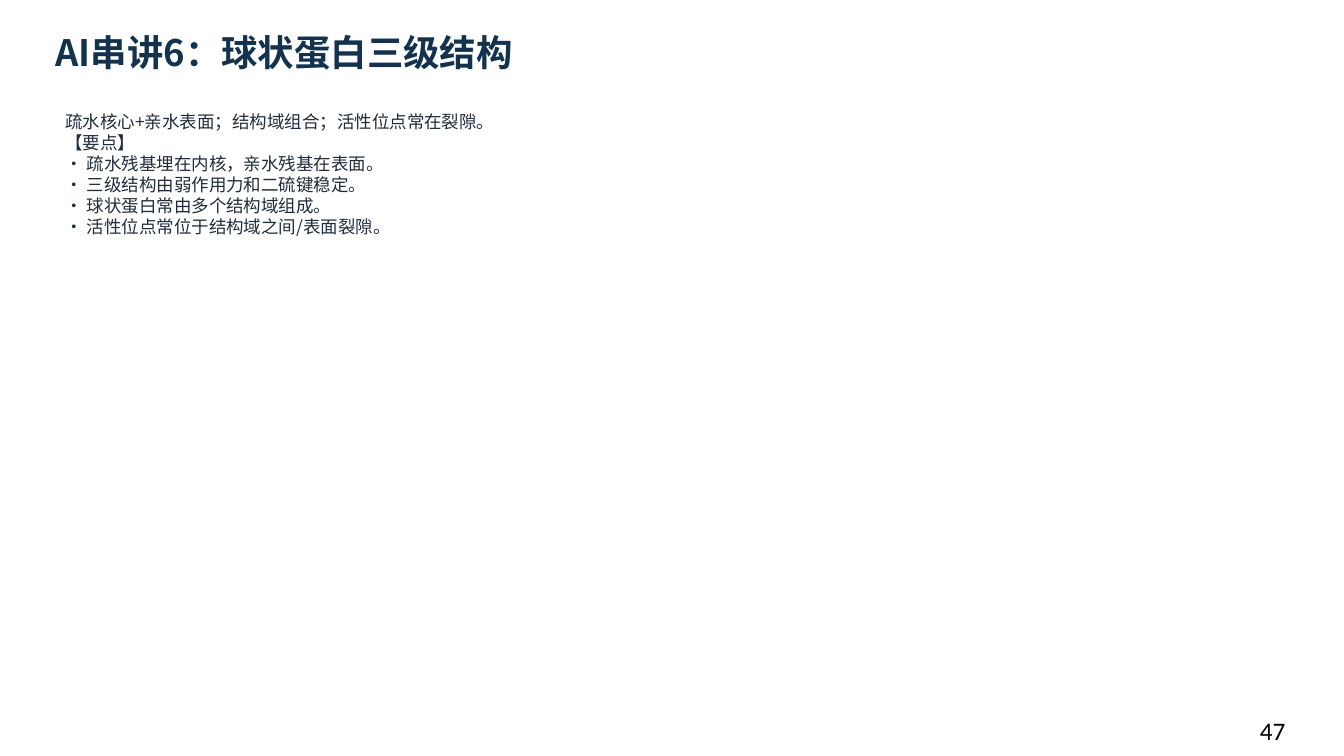
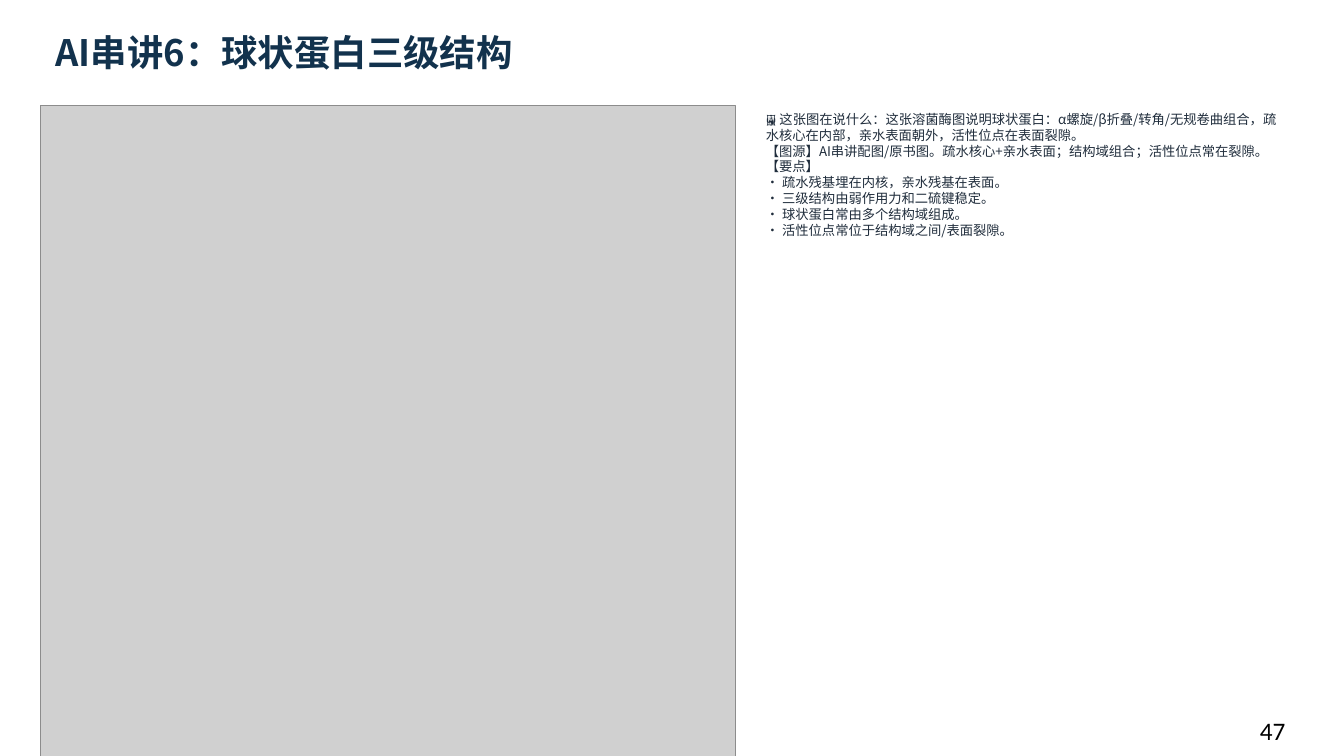
Before and after one commit to newkan-li/Biochemistry, a slide deck: slide 47 of downloads/bc03-ai-style.pptx. Drawn at 1344x756 pixels with LibreOffice and Linux fonts; fonts in the diff are those of the drawing; grey boxes stand for pictures. Boxes give left, top, right and bottom in pixels: in the first picture for what was removed or moved away, otherwise in the second. Text is boxed around its words. In the diff, an @@ line names an element or a change of style, - is before the commit and + after.

Commit message:
修复AI串讲页无图导致像空白:10个AI串讲页配图+图说,AI3配二级结构图;下载版重生成;版本20261112e

```diff
--- a/downloads/bc03-ai-style.pptx
+++ b/downloads/bc03-ai-style.pptx
@@ picture added at (40, 106, 736, 756) @@
@@ text at (766, 113, 1276, 238): text changed; size 12.5 to 9.5 pt @@
-疏水核心+亲水表面；结构域组合；活性位点常在裂隙。
-【要点】
-• 疏水残基埋在内核，亲水残基在表面。
-• 三级结构由弱作用力和二硫键稳定。
-• 球状蛋白常由多个结构域组成。
-• 活性位点常位于结构域之间/表面裂隙。
+🖼 这张图在说什么：这张溶菌酶图说明球状蛋白：α螺旋/β折叠/转角/无规卷曲组合，疏水核心在内部，亲水表面朝外，活性位点在表面裂隙。
+【图源】AI串讲配图/原书图。疏水核心+亲水表面；结构域组合；活性位点常在裂隙。
+【要点】
+• 疏水残基埋在内核，亲水残基在表面。
+• 三级结构由弱作用力和二硫键稳定。
+• 球状蛋白常由多个结构域组成。
+• 活性位点常位于结构域之间/表面裂隙。
```
Also in this commit, not shown: 9 other slides changed, 6 other files.
